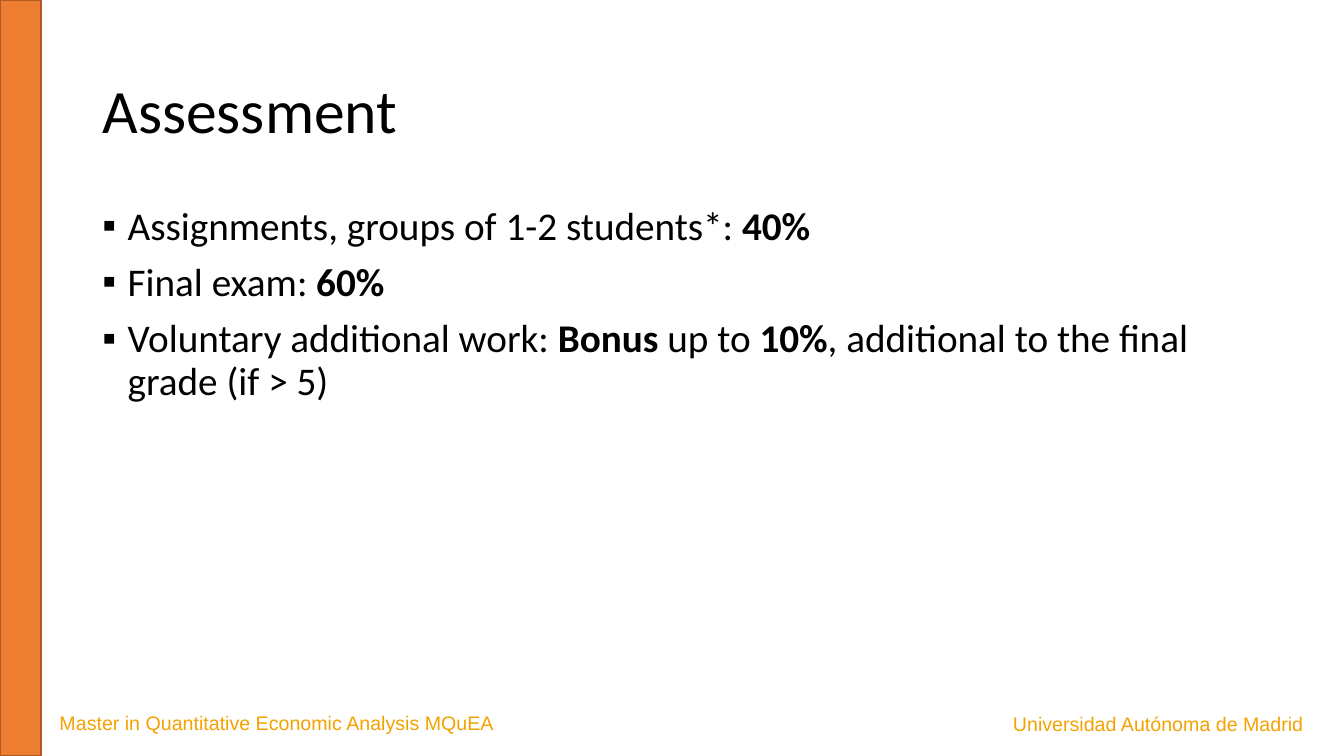
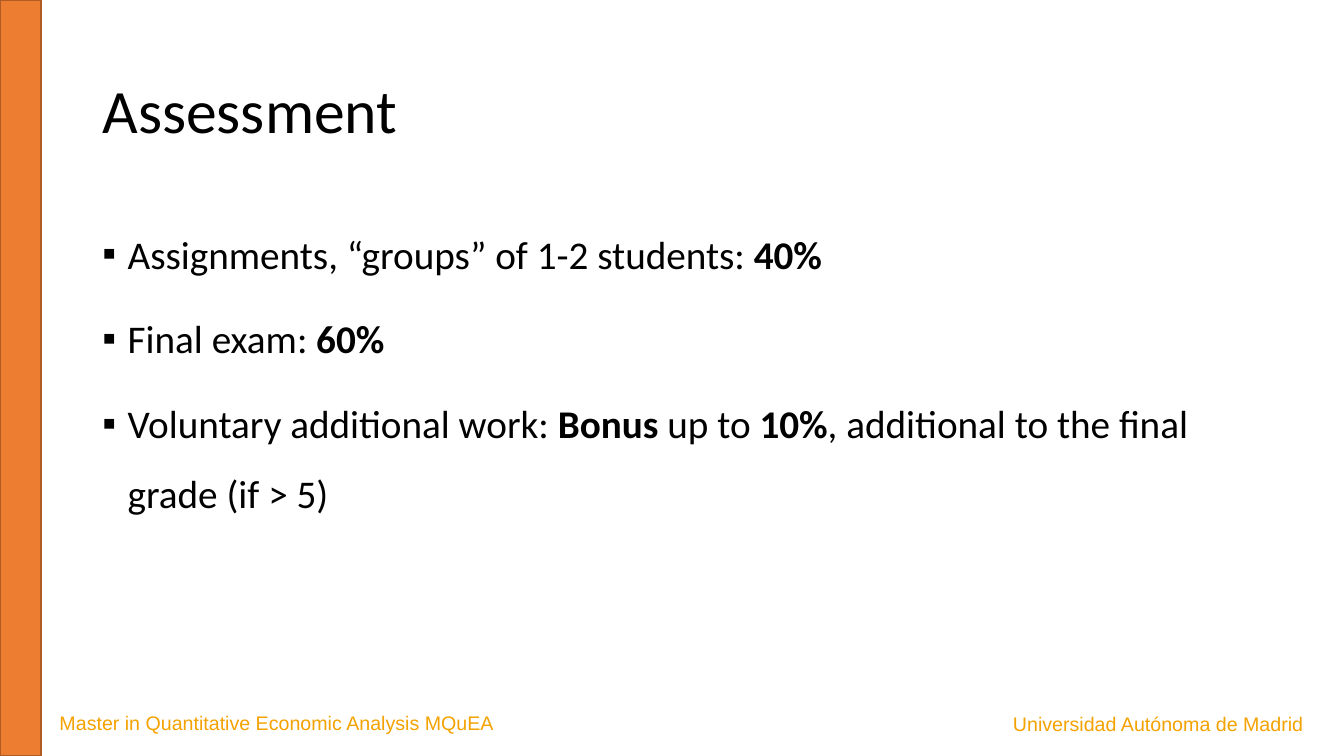
Before and after one commit to JavierBas/IMLEF-MQuEA, a slide deck: slide 10 of Course content/Slides/Topic 0 - Course presentation.pptx. Drawn at 1344x756 pixels with LibreOffice and Linux fonts; fonts in the diff are those of the drawing. Boxes give left, top, right and bottom in pixels: in the first picture for what was removed or moved away, otherwise in the second. Text is boxed around its words. In the diff, an @@ line names an element or a change of style, - is before the commit and + after.

```diff
--- a/Course content/Slides/Topic 0 - Course presentation.pptx
+++ b/Course content/Slides/Topic 0 - Course presentation.pptx
@@ text at (x1=128, y1=241, x2=822, y2=276): text changed @@
-▪ Assignments, groups of 1-2 students*: 40%
+▪ Assignments, “groups” of 1-2 students: 40%
@@ text at (x1=128, y1=325, x2=1188, y2=515): line spacing 0.9 to 1.5 @@
```
Also in this commit, not shown: 4 other slides changed, 1 other file.
